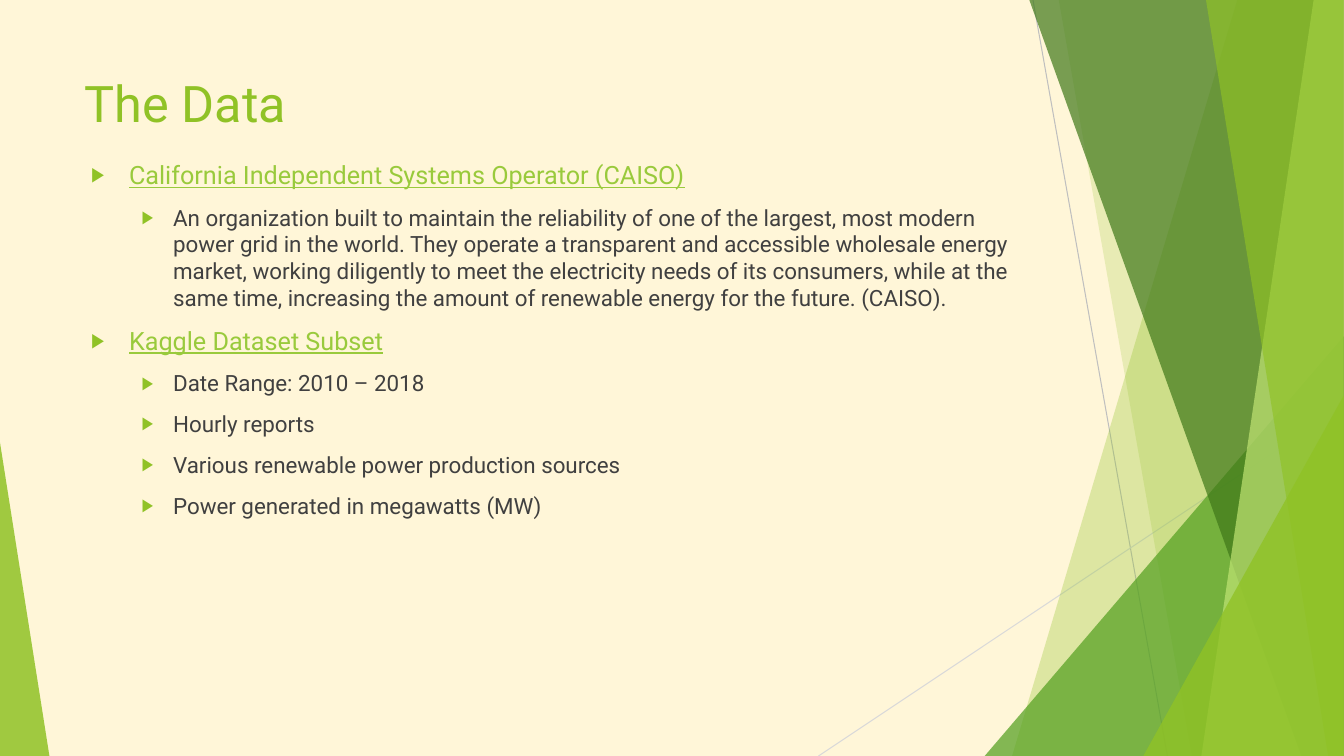
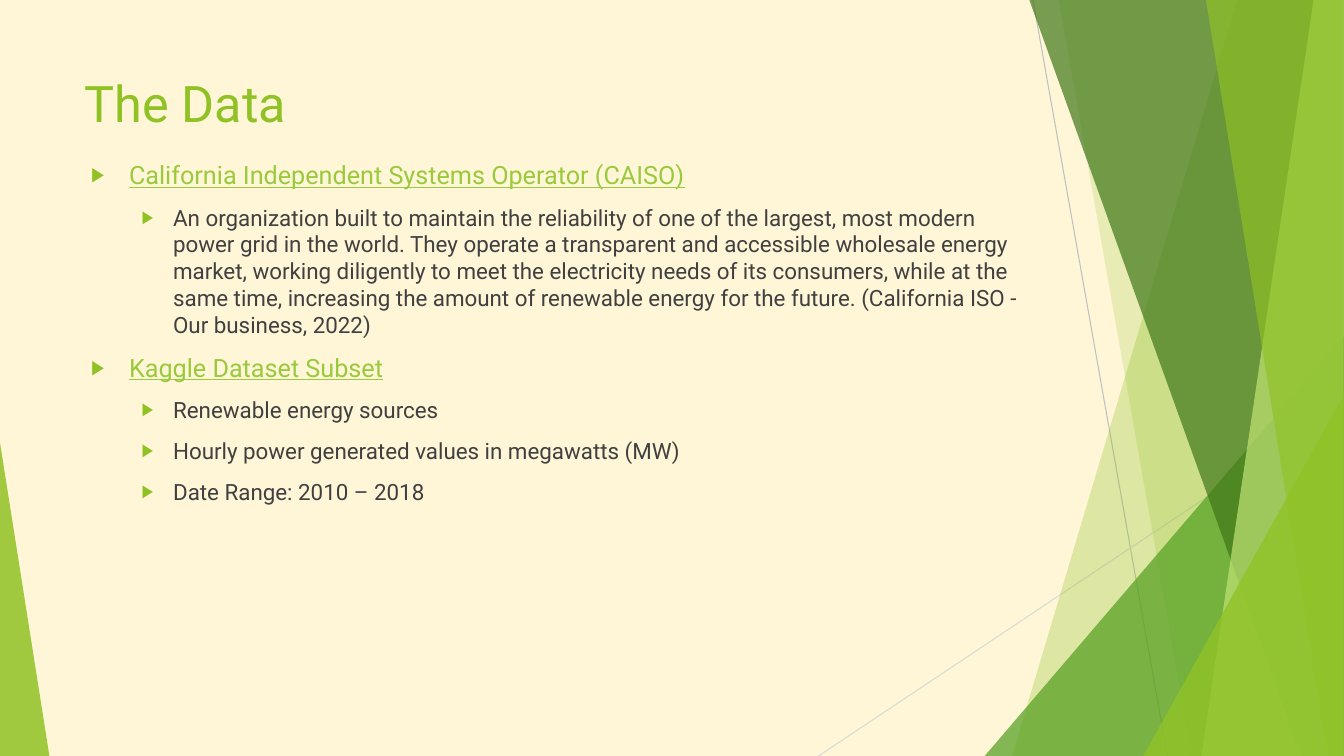
Before and after one commit to AbrahamHuitron/california-renewable-energy, a slide deck: slide 2 of California Renewable Energy.pptx. Drawn at 1344x756 pixels with LibreOffice and Linux fonts; fonts in the diff are those of the drawing. Boxes give left, top, right and bottom in pixels: in the first picture for what was removed or moved away, otherwise in the second. Text is boxed around its words. In the diff, an @@ line names an element or a change of style, - is before the commit and + after.

```diff
--- a/California Renewable Energy.pptx
+++ b/California Renewable Energy.pptx
@@ text at bbox=[173, 209, 1007, 338]: text changed @@
-  ▶ An organization built to maintain the reliability of one of the largest, most modern power grid in the world. They operate a transparent and accessible wholesale energy market, working diligently to meet the electricity needs of its consumers, while at the same time, increasing the amount of renewable energy for the future. (CAISO).
+  ▶ An organization built to maintain the reliability of one of the largest, most modern power grid in the world. They operate a transparent and accessible wholesale energy market, working diligently to meet the electricity needs of its consumers, while at the same time, increasing the amount of renewable energy for the future. (California ISO - Our business, 2022)
@@ text at bbox=[173, 401, 680, 464]: paragraphs added @@
+  ▶ Renewable energy sources
+  ▶ Hourly power generated values in megawatts (MW)
@@ text at bbox=[173, 415, 620, 519]: paragraphs removed @@
-  ▶ Hourly reports
-  ▶ Various renewable power production sources
-  ▶ Power generated in megawatts (MW)
```
Also in this commit, not shown: 3 other slides changed, 13 slides added.
